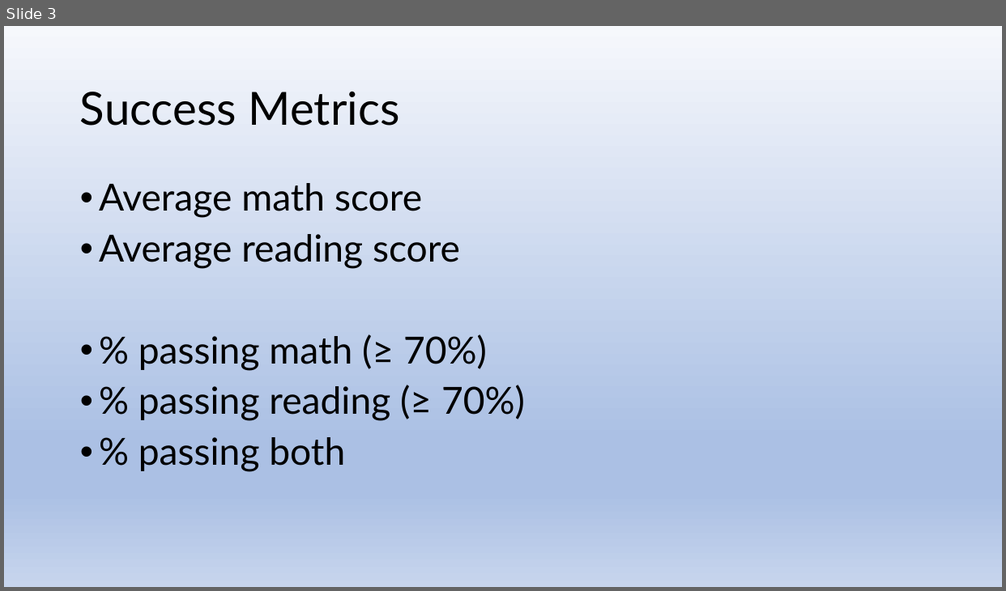
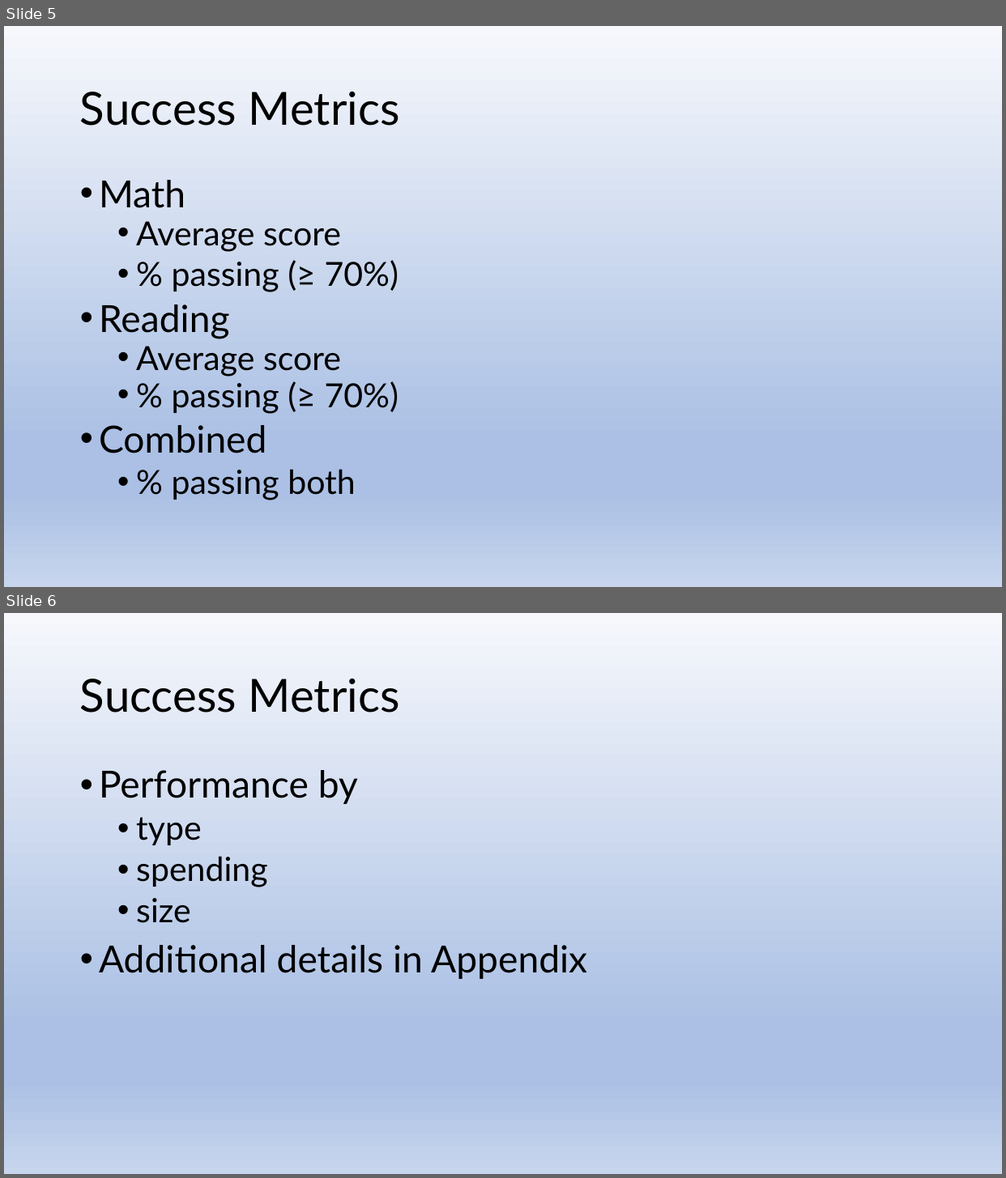
Before and after one commit to js816/tableau_school_district_analysis, a slide deck: School District Analysis.pptx. Shown one above the other, each under a label of ours: slide 3 before the commit, slides 5 and 6 after it. The pictures are 1006x591 and 1006x1178 pixels, drawn with LibreOffice and Linux fonts; fonts in the diff are those of the drawing. Boxes give left, top, right and bottom in pixels: in the first picture for what was removed or moved away, otherwise in the second. Text is boxed around its words. In the diff, an @@ line names an element or a change of style, - is before the commit and + after.

```diff
--- a/School District Analysis.pptx
+++ b/School District Analysis.pptx
@@ slide 6 added at (x1=4, y1=613, x2=1002, y2=1174), background gradient #F6F8FC to #ABC0E4 to #C7D5ED @@
@@ title added at (x1=80, y1=679, x2=400, y2=713), 44 pt, text #000000 @@
+Success Metrics
@@ text added at (x1=99, y1=770, x2=587, y2=979), 36 pt, text #000000 @@
+• Performance by
+  • type
+  • spending
+  • size
+• Additional details in Appendix
@@ what was slide 3 is now slide 5 @@
@@ slide 5 changed as well @@
@@ text at (x1=99, y1=180, x2=399, y2=454): text changed; size 36 to 32 pt @@
-• Average math score
-• Average reading score
-• % passing math (≥ 70%)
-• % passing reading (≥ 70%)
+• Math
+  • Average score
+  • % passing (≥ 70%)
+• Reading
+  • Average score
+  • % passing (≥ 70%)
+• Combined
@@ text at (x1=172, y1=469, x2=356, y2=500): size 36 to 32 pt in "% passing both"; list level 1 to 2 in "% passing both" @@
```
Also in this commit, not shown: 4 other slides changed, 20 other slides added, 1 slide removed, 1 other file.
